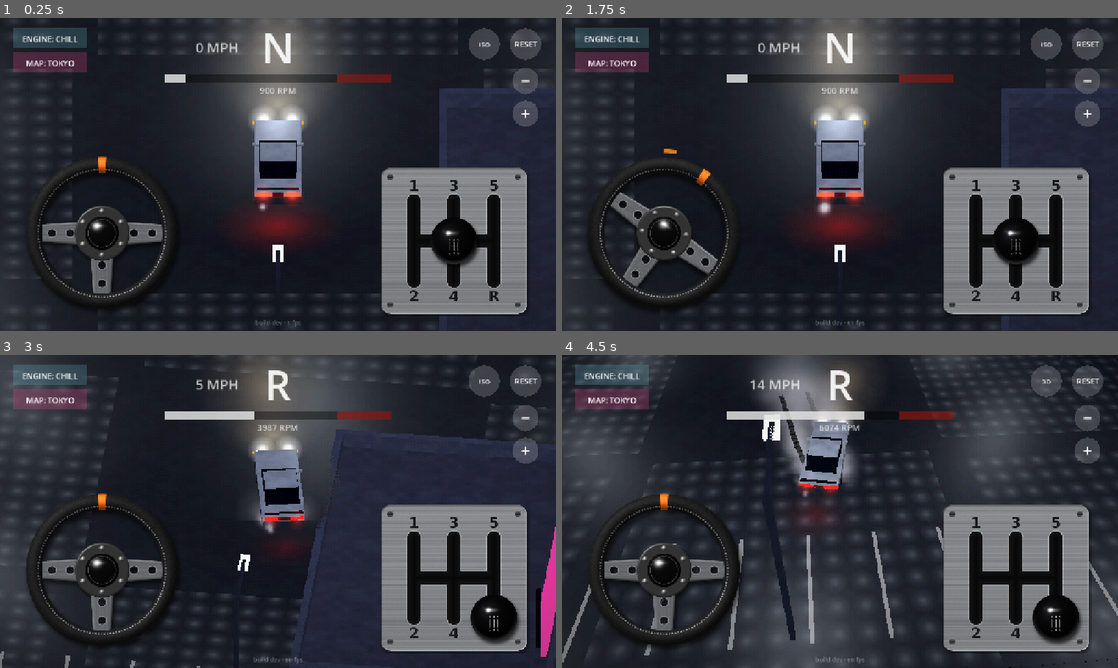
Above: before the commit, frames 1-4 (two rows, left to right).
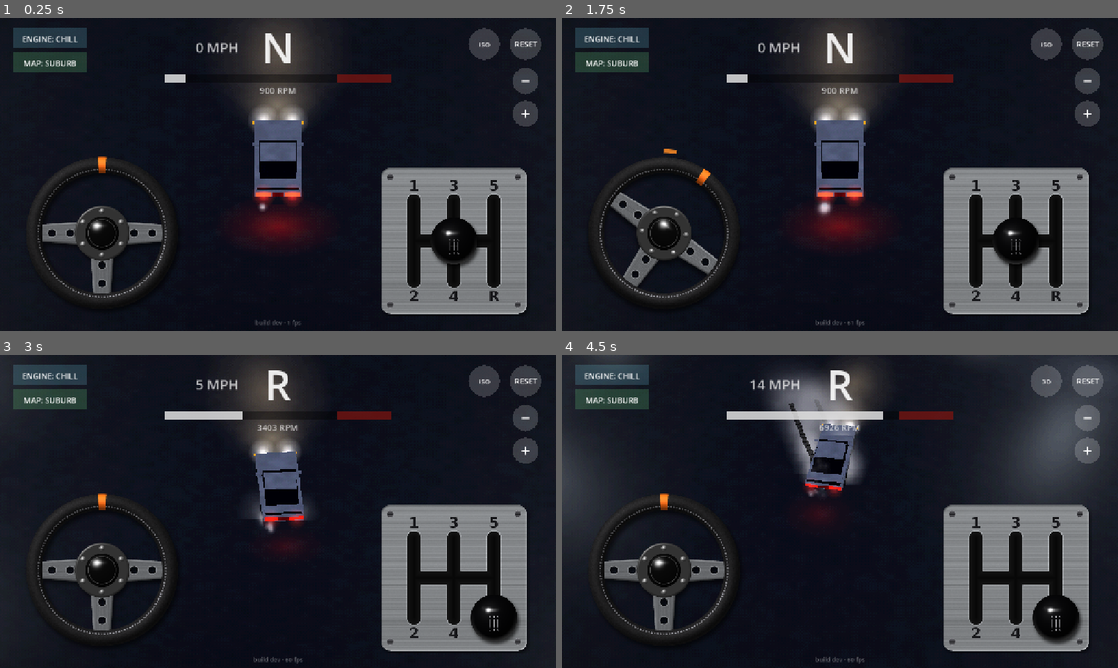
Above: after the commit, the same moments.

Repository: StoneColdOS/stick-drift
Game: Godot game, scene res://scenes/main.tscn
The game is run twice, just before and just after one commit, with the same random seed, the same clock (stepped at 60 frames per second) and the same inputs.
Inputs (mouse positions are in pixels of both pictures, inside the frame that each line leads up to):
- Up to frame 1 (0.25 s): no input
- Up to frame 2 (1.75 s): tap Enter (reset) at 0.5 s; move the mouse to (962, 158) at 0.52 s; hold D (steer_right) 0.53-1.25 s; tap Space (kick) at 0.6 s; click (962, 158) at 0.67 s; drag from (728, 190) to (812, 237) at 1.27 s
- Up to frame 3 (3 s): move the mouse to (333, 442) at 2.02 s; hold D (steer_right) 2.03-2.75 s; tap R (gear_r) at 2.1 s; tap Space (kick) at 2.3 s; drag from (250, 574) to (111, 464) at 2.77 s
- Up to frame 4 (4.5 s): move the mouse to (1006, 558) at 3.52 s; hold A (steer_left) 3.53-4.25 s; tap V (view) at 3.6 s; tap Space (kick) at 3.8 s; drag from (673, 464) to (756, 433) at 4.27 s

The runs differ from the first frame. In frame 1, 24% of the frame differs, in the area x 0-100%, y 0-100%; in frame 2, 24%; in frame 3, 33%; in frame 4, 37%.

Commit message:
Chill pass: suburb is the default map again, short gears, softer power
- Final drive 4.3 -> 6.9: 1st-5th top out ~22/40/58/79/92 mph, so you live
  in 2nd and 3rd around the neighbourhood and shift more
- Torque multiplier 1.6 -> 0.85 (0-30 mph ~3.3s); 2nd still holds a drift
- Kicks and drift detection work from lower speeds
- Camera dynamic zoom retuned for the new speed range
- Tokyo stays available behind the MAP button

Co-Authored-By: Claude Opus 5.5 <noreply@anthropic.com>
Claude-Session: https://claude.ai/code/session_01X5D3N9oUK59uFhYSHv3wU5

Diff:
--- a/scripts/car.gd
+++ b/scripts/car.gd
@@ -16,8 +16,8 @@
 
 # --- Drivetrain
 var wheel_radius := 0.3
-var final_drive := 4.3
-var torque_multiplier := 1.6      ## arcade boost; raise for more power oversteer
+var final_drive := 6.9            ## short gearing: ~22/38/55/72 mph in 1st-4th, chill neighbourhood speeds
+var torque_multiplier := 0.85     ## raise for more punch and power oversteer
 
 # --- Chassis (distances along the car's forward axis)
 var front_axle := 1.25
@@ -37,7 +37,7 @@
 var kick_time := 0.6              ## how long a flick or downshift kick loosens the rear
 var kick_hold := 0.3              ## full strength for this long, then it fades
 var flick_threshold := 0.12       ## how sudden a wheel move counts as a flick (share of full lock)
-var kick_min_speed := 6.0         ## m/s (~16 mph); below this nothing kicks
+var kick_min_speed := 4.5         ## m/s (~10 mph); below this nothing kicks
 var traction_control := 0.8       ## when not drifting, the auto gas only uses this share of rear grip. 0 = off
 var drift_latch_time := 1.0       ## after the e-brake, full power stays on this long (and while sliding)
 var base_angular_damp := 0.7
@@ -266,7 +266,7 @@
 	# ---- Drift state
 	if speed > 3.0:
 		slip_angle = rad_to_deg(fwd.signed_angle_to(v, Vector3.UP))
-		drifting = vf > 0.0 and speed > 5.0 and absf(slip_angle) > 12.0
+		drifting = vf > 0.0 and speed > 4.0 and absf(slip_angle) > 12.0
 	else:
 		slip_angle = 0.0
 		drifting = false
--- a/scripts/chase_camera.gd
+++ b/scripts/chase_camera.gd
@@ -19,7 +19,7 @@
 var look_ahead := 0.7             ## seconds of travel the camera leads by
 var max_lead := 0.32              ## at most this fraction of the visible height ahead of the car
 var speed_pull := 0.5             ## 3D view: extra zoom at full speed (0 turns the dynamic zoom off). ISO has its own in ISO
-var full_speed := 32.0            ## m/s where the speed pull maxes out (~72 mph)
+var full_speed := 22.0            ## m/s where the speed pull maxes out (~50 mph)
 var drift_pull := 0.15            ## extra zoom while drifting
 var follow_sharpness := 6.0
 var yaw_sharpness := 2.6
--- a/scripts/main.gd
+++ b/scripts/main.gd
@@ -34,7 +34,7 @@
 var touch: Control
 var hud: Control
 var environment: Environment
-var map_name := "tokyo"
+var map_name := "suburb"
 
 
 func _ready() -> void:
@@ -62,7 +62,7 @@
 
 	var settings := ConfigFile.new()
 	settings.load("user://settings.cfg")
-	map_name = settings.get_value("world", "map", "tokyo")
+	map_name = settings.get_value("world", "map", "suburb")
 	town = Tokyo.new() if map_name == "tokyo" else Neighborhood.new()
 	town.name = map_name.capitalize()
 	world.add_child(town)
--- a/scripts/touch_controls.gd
+++ b/scripts/touch_controls.gd
@@ -43,7 +43,7 @@
 var reset_pos := Vector2.ZERO
 var mode_btn := Rect2(30, 24, 170, 46)  ## CHILL / RISKY engine toggle
 var map_btn := Rect2(30, 80, 170, 46)   ## TOKYO / SUBURB, reloads the game
-var map_name := "tokyo"
+var map_name := "suburb"
 var view_pos := Vector2.ZERO
 var zoom_out_pos := Vector2.ZERO
 var zoom_in_pos := Vector2.ZERO
--- a/tests/test_drive.gd
+++ b/tests/test_drive.gd
@@ -77,7 +77,7 @@
 			main.touch.snap_to_gear(car.gear + 1)
 	_check(car.gear == 4, "Shifted up to 4th")
 	_check(car.motor.health > 0.95, "Good shifting keeps the engine healthy (%.2f)" % car.motor.health)
-	_check(car.speed > 35.0, "Gets up to speed (%.0f mph)" % (car.speed * 2.237))
+	_check(car.speed > 24.0, "Gets up to speed (%.0f mph)" % (car.speed * 2.237))
 
 	# --- Normal steering at speed doesn't throw the car sideways
 	var planted := 0.0
@@ -92,6 +92,12 @@
 	await _secs(1.0)
 
 	# --- Downshift to slow down (one gear) then money shift (way down)
+	# Coast down a bit first: just over 3rd's top speed (~58 mph), so the downshift engine-brakes.
+	main.touch.snap_to_gear(0)
+	while car.speed > 29.0:
+		await physics_frame
+	main.touch.snap_to_gear(4)
+	await _secs(0.3)
 	var before: float = car.speed
 	main.touch.snap_to_gear(3)
 	await _secs(1.0)
Binary file changed: docs/screenshots/drift.png
Binary file changed: docs/screenshots/parked.png
